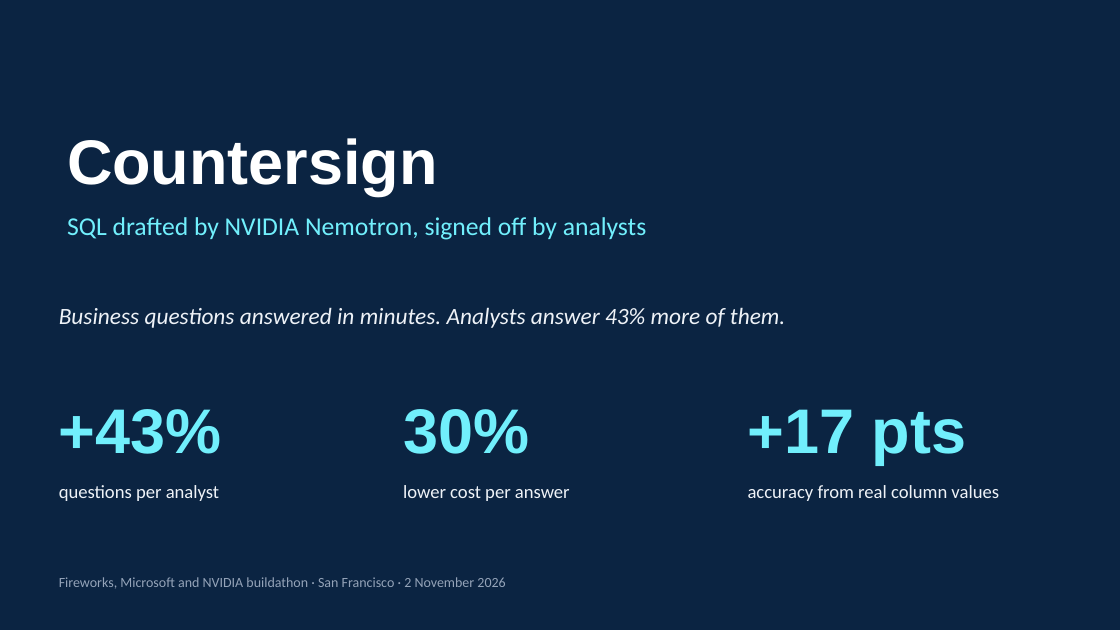
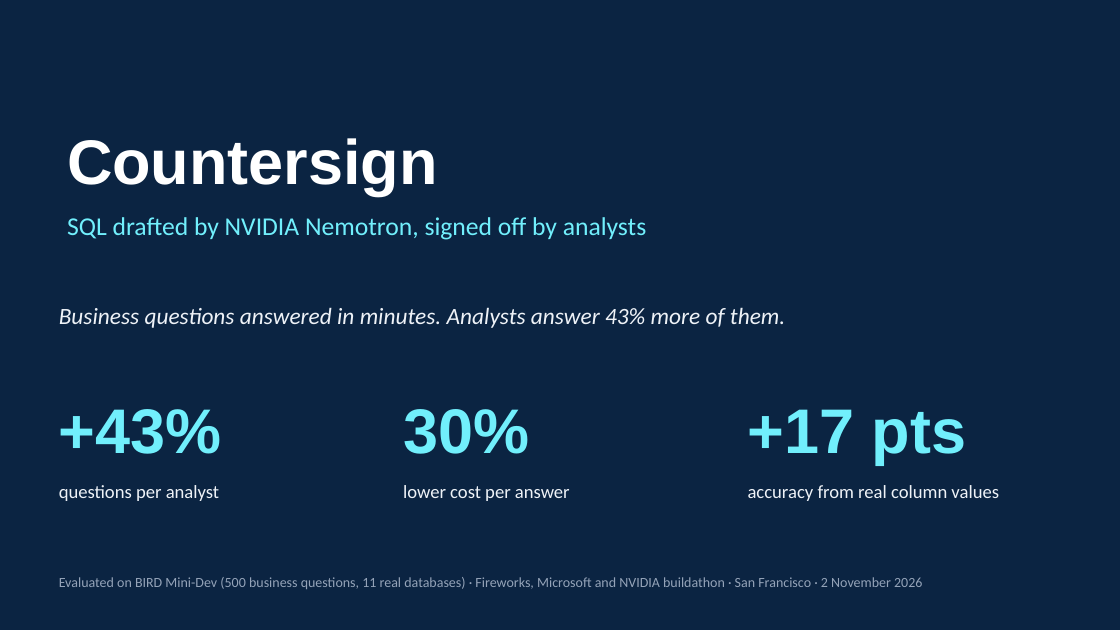
Before and after one commit to shree6791/eval-harness, a slide deck: slide 1 of presentation/Countersign.pptx. Drawn at 1120x630 pixels with LibreOffice and Linux fonts; fonts in the diff are those of the drawing. Boxes give left, top, right and bottom in pixels: in the first picture for what was removed or moved away, otherwise in the second. Text is boxed around its words. In the diff, an @@ line names an element or a change of style, - is before the commit and + after.

```diff
--- a/presentation/Countersign.pptx
+++ b/presentation/Countersign.pptx
@@ text at box(59, 577, 922, 589): text changed @@
-Fireworks, Microsoft and NVIDIA buildathon · San Francisco · 2 November 2026
+Evaluated on BIRD Mini-Dev (500 business questions, 11 real databases) · Fireworks, Microsoft and NVIDIA buildathon · San Francisco · 2 November 2026
```
Also in this commit, not shown: 1 other slide changed, 1 other file.
